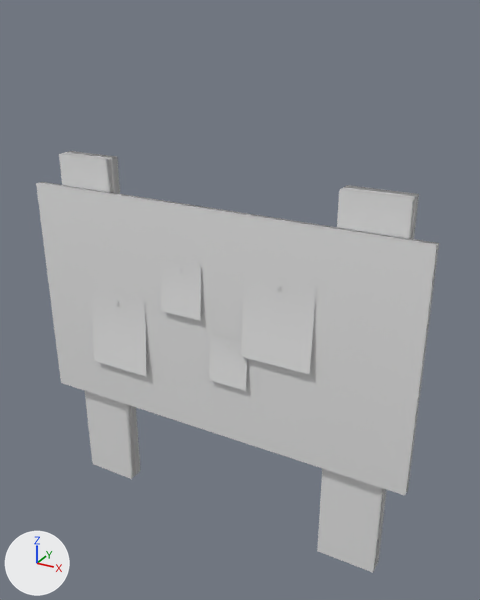
The FBX model Assets/Assets/Objects/Tabela_Missões.fbx, before and after one commit.
Camera for both pictures: a 50 mm lens placed at (1.047, -1.74, 1.761), pointed at (0.075, 0.027, 0.877). Arrows for +X, +Y and +Z are at lower left; the lights stay in place. Where no turn or scale is listed for an object, it has been applied to the vertices.
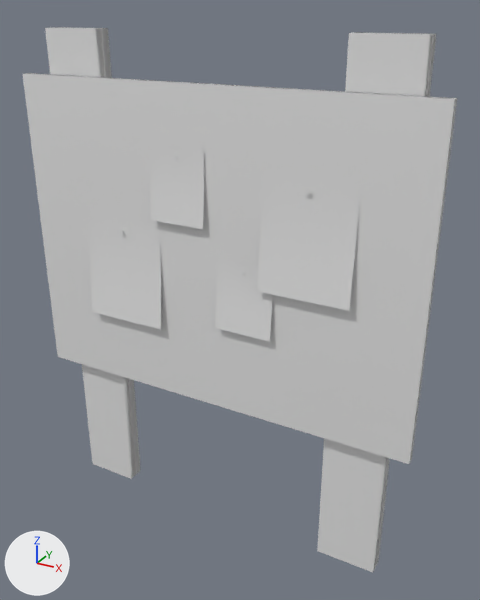
Pixel boxes (x1, y1, x2, y2) of what changed, in the pictures (480 x 600 px):
```json
{"object": "Cube.002", "change": "moved, rescaled", "before": [36, 151, 439, 573], "after": [23, 27, 457, 572], "on screen": "8% wider, 29% taller"}
{"object": "Plane.001", "change": "moved, rescaled", "before": [241, 272, 316, 375], "after": [257, 176, 361, 311], "on screen": "38% wider, 31% taller"}
{"object": "Plane.003", "change": "moved, rescaled", "before": [90, 289, 146, 376], "after": [87, 217, 161, 330], "on screen": "32% wider, 30% taller"}
{"object": "Plane", "change": "moved, rescaled", "before": [160, 258, 201, 321], "after": [150, 146, 204, 229], "on screen": "31% wider, 31% taller"}
```

The change, as JSON lines over the scene's bpy script:
```json
{"op": "set", "path": "ob_plane_001.location", "old": "(0.256, -0.068, 0.875)", "new": "(0.341, -0.068, 1.148)"}
{"op": "set", "path": "ob_plane_001.scale", "old": "(0.0012, 0.0012, 0.00144)", "new": "(0.00148, 0.00148, 0.00176)"}
{"op": "set", "path": "ob_plane.location", "old": "(-0.095, -0.068, 0.916)", "new": "(-0.095, -0.068, 1.256)"}
{"op": "set", "path": "ob_plane.scale", "old": "(0.00078, 0.00078, 0.000931)", "new": "(0.000983, 0.000983, 0.00117)"}
{"op": "set", "path": "ob_plane_003.location", "old": "(-0.372, -0.068, 0.692)", "new": "(-0.324, -0.068, 0.935)"}
{"op": "set", "path": "ob_plane_003.scale", "old": "(0.0012, 0.0012, 0.00144)", "new": "(0.0015, 0.0015, 0.0018)"}
{"op": "set", "path": "ob_cube_002.location", "old": "(0.004, -0.043, 0.79)", "new": "(0.004, -0.043, 1.033)"}
{"op": "set", "path": "ob_cube_002.scale", "old": "(0.007, 0.00405, 0.000153)", "new": "(0.007, 0.0053, 0.000153)"}
```
